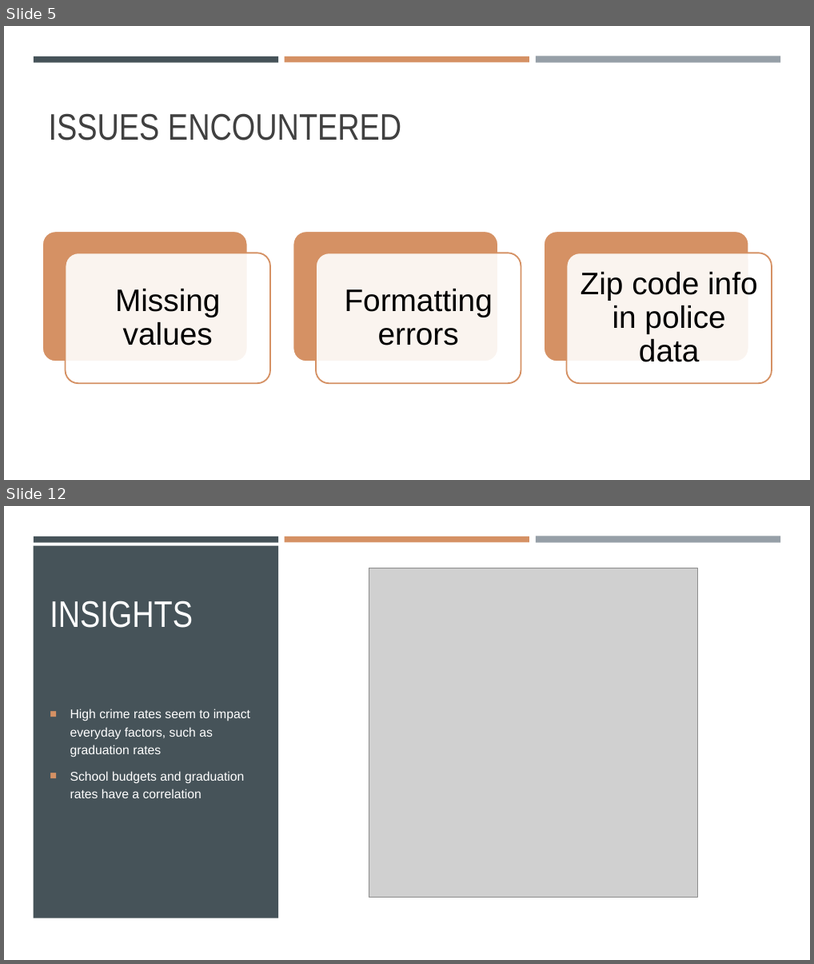
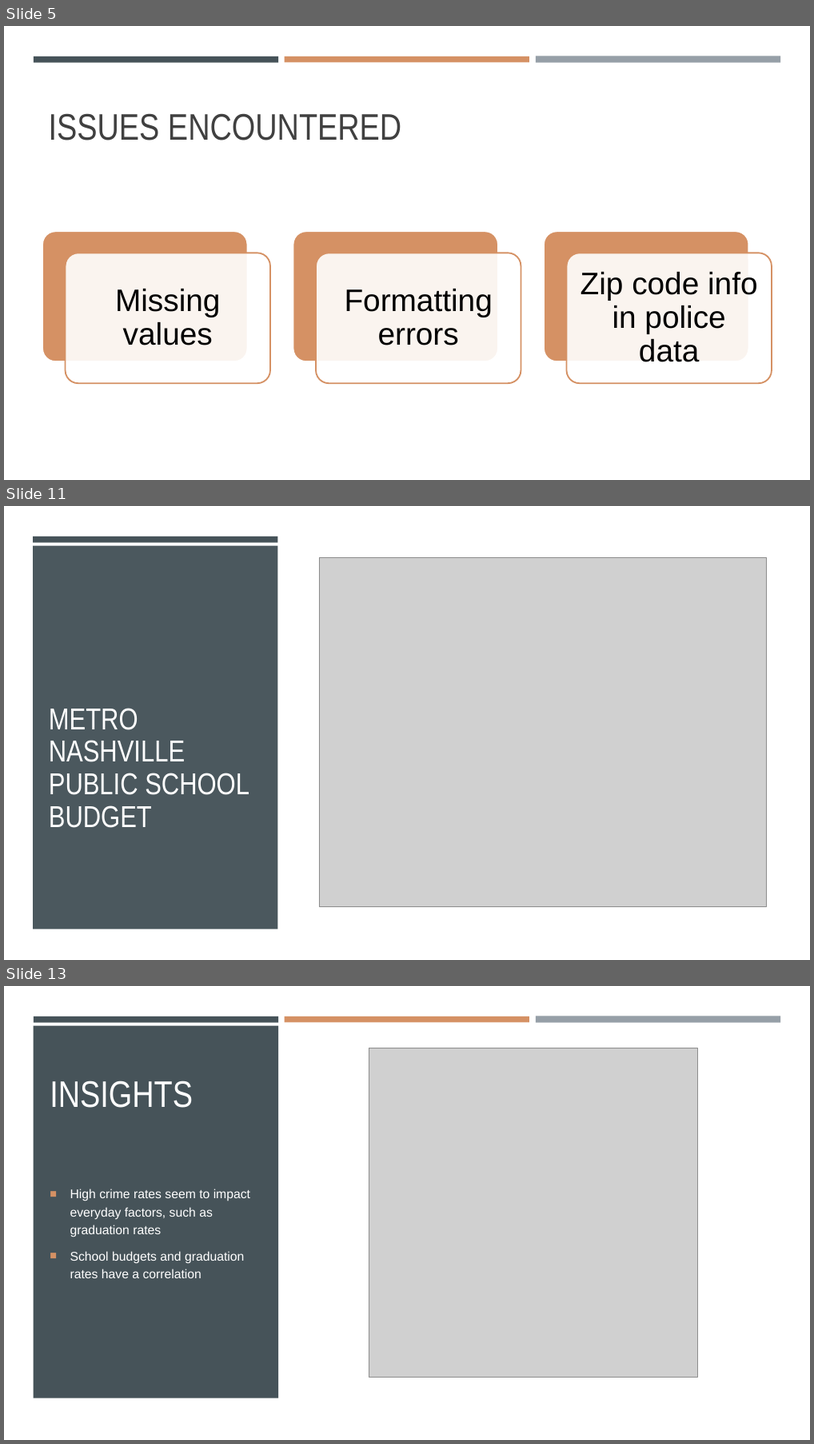
Before and after one commit to ericahen/capstone-da12, a slide deck: presentation/presentation_new.pptx. Shown one above the other, each under a label of ours: slides 5 and 12 before the commit, slides 5, 11 and 13 after it; the slides between them are not shown. The pictures are 814x964 and 814x1444 pixels, drawn with LibreOffice and Linux fonts; fonts in the diff are those of the drawing; grey boxes stand for pictures. Boxes give left, top, right and bottom in pixels: in the first picture for what was removed or moved away, otherwise in the second. Text is boxed around its words. In the diff, an @@ line names an element or a change of style, - is before the commit and + after.

```diff
--- a/presentation/presentation_new.pptx
+++ b/presentation/presentation_new.pptx
@@ slide 11 added at [4,506,810,960], background #FFFFFF @@
@@ rectangle added at [4,506,810,960], fill #FFFFFF @@
@@ rectangle added at [33,546,278,929], fill #465359 at 97% opacity @@
@@ rectangle added at [33,536,278,542], fill #465359 @@
@@ picture added at [319,557,767,907] @@
@@ title added at [49,708,250,828], 36 pt, text #FFFFFF @@
+METRO NASHVILLE PUBLIC SCHOOL BUDGET
@@ what was slide 12 is now slide 13 @@
```
Also in this commit, not shown: 5 slides changed.
